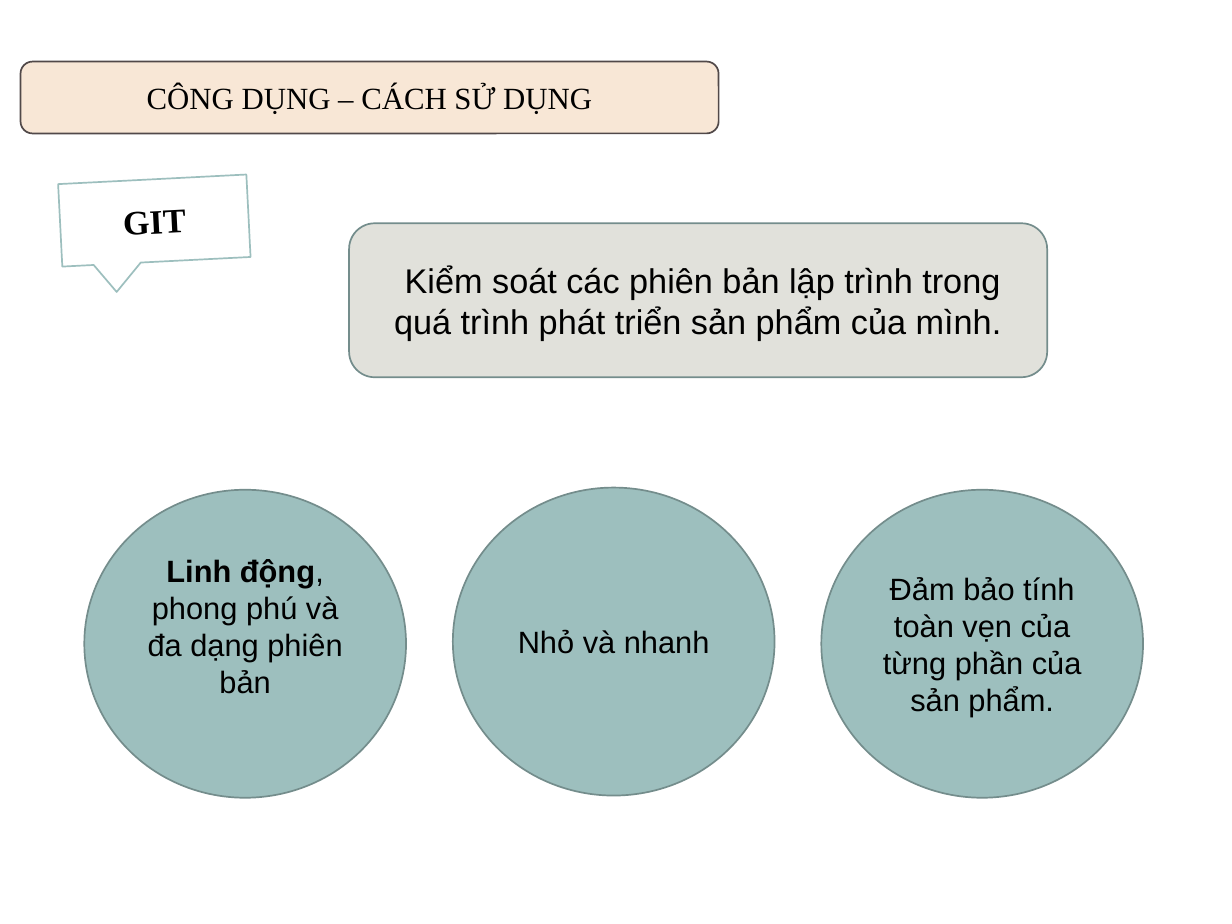
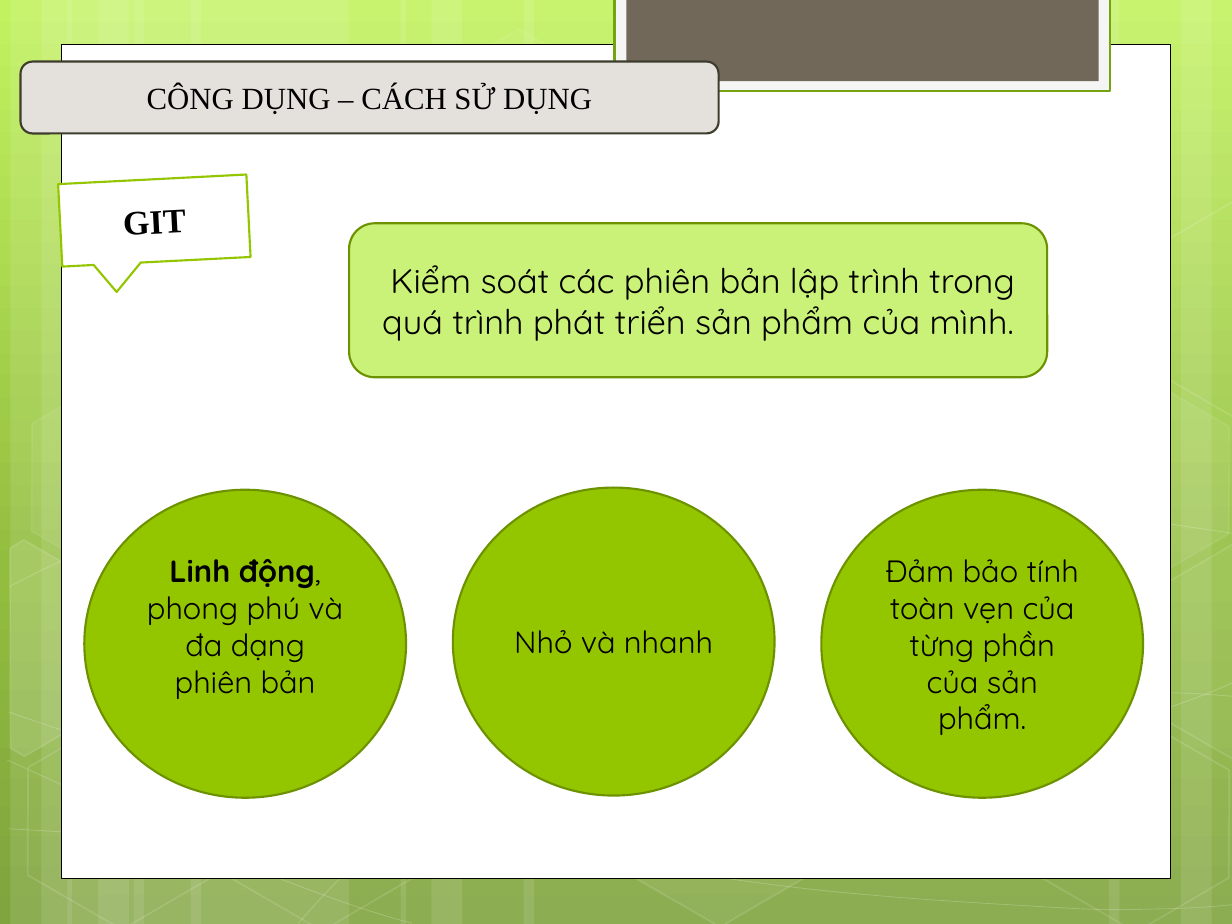
Before and after one commit to vothihoangyen/demott8-6, a slide deck: slide 8 of GIT-AND-GITHUB.pptx. Drawn at 1232x924 pixels with LibreOffice and Linux fonts; fonts in the diff are those of the drawing; background and template pictures are left out. Boxes give left, top, right and bottom in pixels: in the first picture for what was removed or moved away, otherwise in the second. Text is boxed around its words. In the diff, an @@ line names an element or a change of style, - is before the commit and + after.

```diff
--- a/GIT-AND-GITHUB.pptx
+++ b/GIT-AND-GITHUB.pptx
@@ background #FFFFFF to gradient #C3F35F to #93BF3F to #81A53E @@
@@ rectangle added at (615,0,1110,91), fill #F5F5F5, outline #74A510 1.25 pt @@
@@ rectangle added at (626,0,1098,81), fill #71685A @@
@@ rectangle added at (62,44,1170,877), fill #FFFFFF, outline #000000 0.5 pt @@
@@ rounded rectangle "CÔNG DỤNG – CÁCH SỬ ..." at (21,62,719,133): fill #F8E7D6 to #E4E1DD; outline #514949 1 pt to #3E3D2D 1.25 pt @@
@@ speech box "GIT" at (58,175,251,267): outline #9DBFBE 1 pt to #94C600 1.25 pt @@
@@ group added at (0,0,1232,924): 12 rectangles, 8 freeform shapes, 8 hexagons @@
@@ rounded rectangle "Kiểm soát các phiên bản ..." at (349,223,1047,377): font Arial to Quicksand; fill #E1E1DB to #CAF278; outline #748D8D 1 pt to #6D9200 1.25 pt @@
@@ font Arial to Quicksand; fill #9DBFBE to #94C600; outline #748D8D 1 pt to #6D9200 1.25 pt in 3 elements at (84,490,405,798), (822,490,1143,798), (453,488,775,796) @@
@@ ellipse removed at (1153,848,1196,891) @@
```
Also in this commit, not shown: 10 other slides changed.
